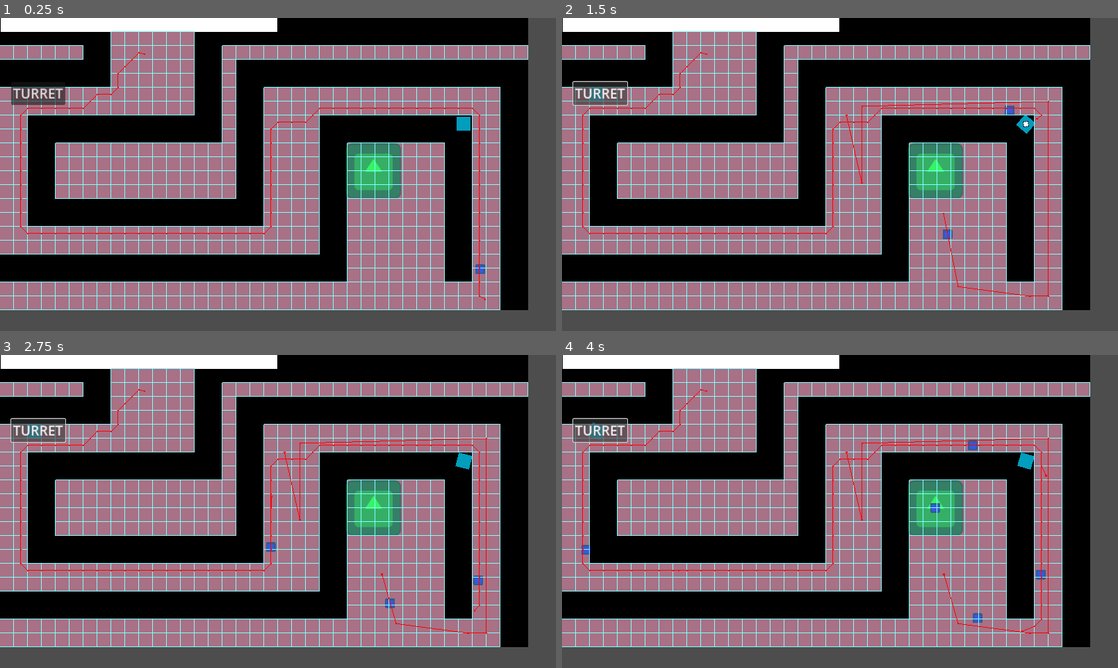
Above: before the commit, frames 1-4 (two rows, left to right).
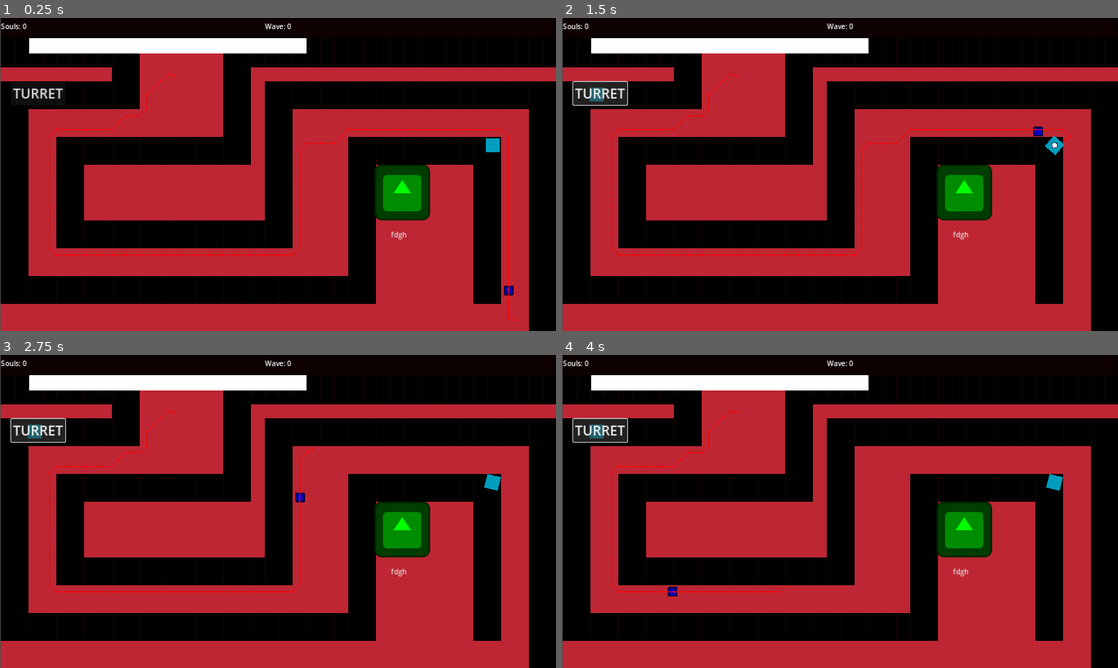
Above: after the commit, the same moments.

Repository: Jon-Hudak/TowerOffense
Game: Godot game, scene res://main.tscn
Two runs of this game, one before a commit and one after it. Both use one fixed random seed, a clock stepped at 60 frames per second and the inputs below. The engine's default icon, where the game draws it, is replaced by a stand-in: a white triangle on a blue panel in a dark square.
Inputs (mouse positions are in pixels of both pictures, inside the frame that each line leads up to):
- Up to frame 1 (0.25 s): no input
- Up to frame 2 (1.5 s): click (962, 233) at 0.5 s, where only the run after the commit has a clickable "fdgh"; click "TURRET" at 1.25 s
- Up to frame 3 (2.75 s): click "TURRET" at 2 s
- Up to frame 4 (4 s): click (962, 570) at 2.75 s, where only the run after the commit has a clickable "fdgh"; click "TURRET" at 3.5 s

The runs differ from the first frame. In frame 1, 87% of the frame differs, in the area x 0-100%, y 0-100%; in frame 2, 87%; in frame 3, 87%; in frame 4, 87%.

Commit message:
wip: spawner

Diff:
--- a/CreepSpawner.gd
+++ b/CreepSpawner.gd
@@ -1,17 +1,49 @@
 extends StaticBody2D
 
 @export var creep = preload("res://creep.tscn")
+@export var base_spawn_rate: float = 5
+@export var level = 1
+@onready var menu_panel = $MenuPanel
+@onready var popup_menu = $PopupMenu
+
 @onready var spawn_timer = $SpawnTimer
 
 signal creep_spawning
 
+func _ready():
+	spawn_timer.start(get_spawn_rate())
+	popup_menu.connect("id_pressed", on_id_pressed)
+
+
+
 func _process(delta):
+
 	pass
+
 
 func _on_spawn_timer_timeout():
 	spawn_creep()
+	spawn_timer.start(get_spawn_rate())
 
 func spawn_creep():
 	var new_creep = creep.instantiate()
 	new_creep.global_position = global_position
 	creep_spawning.emit(new_creep)
+
+func get_spawn_rate():
+	return base_spawn_rate/level
+
+
+
+
+func _on_upgrade_button_pressed():
+	level+=1
+
+
+
+func _on_input_event(viewport, event, shape_idx):
+	if event.button_mask == 1:
+		menu_panel.set_visible(true)
+
+func on_id_pressed(id):
+	print(id)
--- a/main.tscn
+++ b/main.tscn
@@ -75,18 +75,24 @@
 [sub_resource type="RectangleShape2D" id="RectangleShape2D_svd5k"]
 size = Vector2(644, 98)
 
+[sub_resource type="RectangleShape2D" id="RectangleShape2D_aba5n"]
+size = Vector2(126, 127)
+
+[sub_resource type="StyleBoxFlat" id="StyleBoxFlat_elkoq"]
+bg_color = Color(0.0470588, 0.00392157, 0, 1)
+
 [node name="main" type="Node2D"]
 script = ExtResource("1_3thlw")
 tower_scene = ExtResource("2_awqon")
 selected_tower = ExtResource("3_u2pig")
 
 [node name="NavigationRegion2D" type="NavigationRegion2D" parent="."]
+position = Vector2(66, 49)
 navigation_polygon = SubResource("NavigationPolygon_4csje")
 navigation_layers = 3
 
 [node name="TileMap" type="TileMap" parent="NavigationRegion2D"]
 tile_set = SubResource("TileSet_w6qk3")
-navigation_visibility_mode = 1
 format = 2
 layer_0/tile_data = PackedInt32Array(-65537, 131074, 0, -1, 131074, 0, 65535, 131074, 0, 131071, 131074, 0, 196607, 2,  …(15309 unchanged characters)…
 layer_1/tile_data = PackedInt32Array()
@@ -99,7 +105,7 @@
 position = Vector2(1453, 350)
 
 [node name="Enemy" type="CharacterBody2D" parent="."]
-position = Vector2(894, -44)
+position = Vector2(960, 5)
 
 [node name="Icon" type="Sprite2D" parent="Enemy"]
 modulate = Color(0.992157, 0, 0.219608, 1)
@@ -112,15 +118,17 @@
 shape = SubResource("RectangleShape2D_v82qk")
 
 [node name="Creep" parent="." instance=ExtResource("7_r7ppu")]
+position = Vector2(1183, 696)
 
 [node name="Base" type="StaticBody2D" parent="."]
-position = Vector2(324, -18)
+position = Vector2(390, 31)
 
 [node name="ColorRect" type="ColorRect" parent="Base"]
 offset_left = -323.0
 offset_top = -48.0
 offset_right = 315.0
 offset_bottom = 50.0
+metadata/_edit_use_anchors_ = true
 
 [node name="CollisionShape2D" type="CollisionShape2D" parent="Base"]
 position = Vector2(-1, 1)
@@ -130,7 +138,7 @@
 position = Vector2(9, 101)
 
 [node name="Marker2D" type="Marker2D" parent="."]
-position = Vector2(355, 319)
+position = Vector2(421, 368)
 
 [node name="NavigationAgent2D" type="NavigationAgent2D" parent="Marker2D"]
 navigation_layers = 9
@@ -138,6 +146,39 @@
 debug_use_custom = true
 debug_path_custom_color = Color(0, 0, 1, 1)
 
+[node name="CreepSpawner" type="StaticBody2D" parent="."]
+position = Vector2(926, 401)
+input_pickable = true
+script = ExtResource("8_3fiav")
+
+[node name="Sprite2D" type="Sprite2D" parent="CreepSpawner"]
+modulate = Color(0, 1, 0, 1)
+texture = ExtResource("1_qybrp")
+
+[node name="CollisionShape2D" type="CollisionShape2D" parent="CreepSpawner"]
+position = Vector2(1, 0.5)
+shape = SubResource("RectangleShape2D_aba5n")
+
+[node name="SpawnTimer" type="Timer" parent="CreepSpawner"]
+one_shot = true
+
+[node name="PopupMenu" type="MenuButton" parent="CreepSpawner"]
+offset_left = -30.0
+offset_top = 82.0
+offset_right = -22.0
+offset_bottom = 90.0
+text = "fdgh"
+item_count = 1
+popup/item_0/text = "Upgrade"
+popup/item_0/id = 0
+
+[node name="UpgradeButton" type="Button" parent="CreepSpawner/PopupMenu"]
+visible = false
+offset_right = 75.0
+offset_bottom = 40.0
+size_flags_horizontal = 4
+text = "Upgrade"
+
 [node name="CanvasLayer" type="CanvasLayer" parent="."]
 
 [node name="VBoxContainer" type="VBoxContainer" parent="CanvasLayer"]
@@ -151,21 +192,56 @@
 theme_override_font_sizes/font_size = 31
 text = "TURRET"
 
-[node name="CreepSpawner" type="StaticBody2D" parent="."]
-position = Vector2(860, 352)
-script = ExtResource("8_3fiav")
-
-[node name="CollisionShape2D" type="CollisionShape2D" parent="CreepSpawner"]
-
-[node name="Sprite2D" type="Sprite2D" parent="CreepSpawner"]
-modulate = Color(0, 1, 0, 1)
-texture = ExtResource("1_qybrp")
-
-[node name="SpawnTimer" type="Timer" parent="CreepSpawner"]
-autostart = true
+[node name="Panel" type="Panel" parent="CanvasLayer"]
+anchors_preset = 5
+anchor_left = 0.5
+anchor_right = 0.5
+offset_left = -638.0
+offset_right = 639.0
+offset_bottom = 46.0
+grow_horizontal = 2
+size_flags_horizontal = 4
+size_flags_vertical = 4
+theme_override_styles/panel = SubResource("StyleBoxFlat_elkoq")
+
+[node name="HBoxContainer2" type="HBoxContainer" parent="CanvasLayer/Panel"]
+layout_mode = 1
+offset_right = 60.0
+offset_bottom = 40.0
+alignment = 1
+
+[node name="Label" type="Label" parent="CanvasLayer/Panel/HBoxContainer2"]
+layout_mode = 2
+text = "Souls:"
+
+[node name="SoulsCountLabel" type="Label" parent="CanvasLayer/Panel/HBoxContainer2"]
+layout_mode = 2
+size_flags_horizontal = 8
+text = "0"
+
+[node name="HBoxContainer" type="HBoxContainer" parent="CanvasLayer/Panel"]
+layout_mode = 1
+anchors_preset = 5
+anchor_left = 0.5
+anchor_right = 0.5
+offset_left = -30.5
+offset_right = 30.5
+offset_bottom = 40.0
+grow_horizontal = 2
+
+[node name="Label" type="Label" parent="CanvasLayer/Panel/HBoxContainer"]
+layout_mode = 2
+text = "Wave:"
+
+[node name="WaveCountLabel" type="Label" parent="CanvasLayer/Panel/HBoxContainer"]
+layout_mode = 2
+text = "0"
 
 [connection signal="projectile_shot" from="NavigationRegion2D/Tower" to="." method="_on_tower_projectile_shot"]
-[connection signal="pressed" from="CanvasLayer/VBoxContainer/TurretButton" to="." method="_on_turret_button_pressed"]
 [connection signal="creep_spawning" from="CreepSpawner" to="." method="_on_creep_spawner_creep_spawning"]
+[connection signal="input_event" from="CreepSpawner" to="CreepSpawner" method="_on_input_event"]
 [connection signal="timeout" from="CreepSpawner/SpawnTimer" to="." method="_on_spawn_timer_timeout"]
 [connection signal="timeout" from="CreepSpawner/SpawnTimer" to="CreepSpawner" method="_on_spawn_timer_timeout"]
+[connection signal="pressed" from="CreepSpawner/PopupMenu" to="CreepSpawner" method="_on_popup_menu_pressed"]
+[connection signal="pressed" from="CreepSpawner/PopupMenu/UpgradeButton" to="CreepSpawner" method="_on_upgrade_button_pressed"]
+[connection signal="pressed" from="CanvasLayer/VBoxContainer/TurretButton" to="." method="_on_turret_button_pressed"]
Not shown: 1 places in main.tscn that only renumber resources
